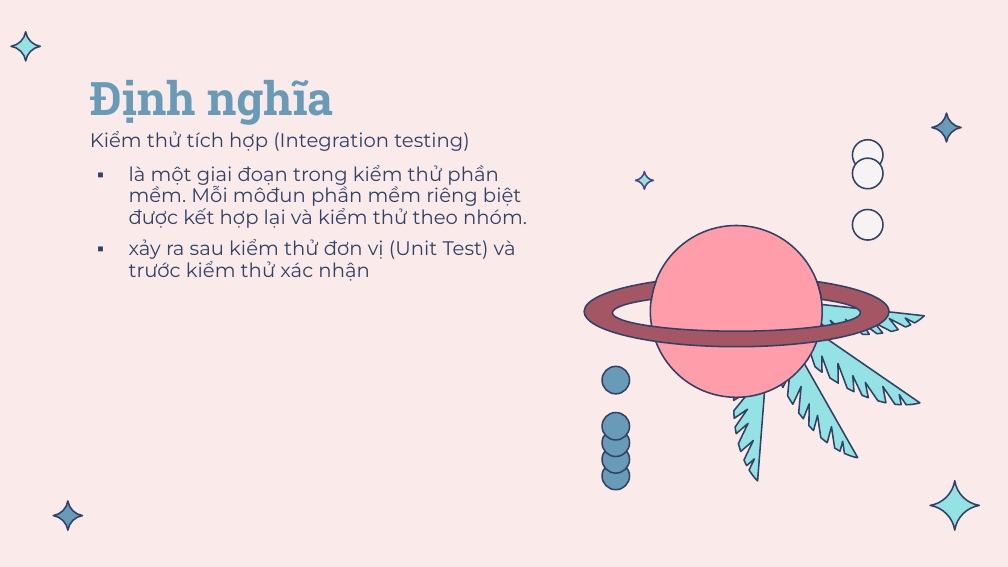
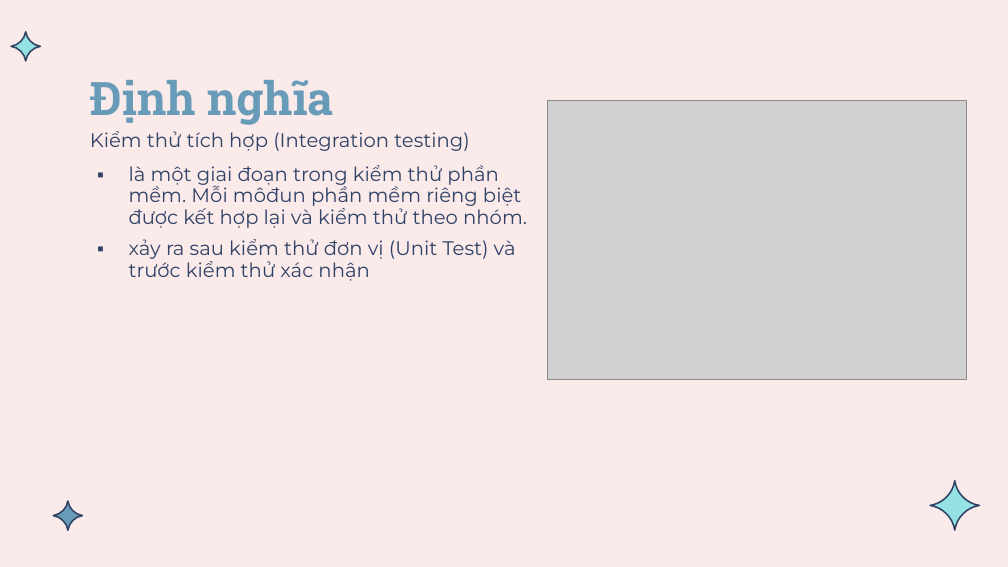
Before and after one commit to ducnv2509/Spring2022, a slide deck: slide 13 of Kiemthu_CoBan/Ws1_Nhom1.pptx (slide 12 before the commit). Drawn at 1008x567 pixels with LibreOffice and Linux fonts; fonts in the diff are those of the drawing; grey boxes stand for pictures. Boxes give left, top, right and bottom in pixels: in the first picture for what was removed or moved away, otherwise in the second. Text is boxed around its words. In the diff, an @@ line names an element or a change of style, - is before the commit and + after.

```diff
--- a/Kiemthu_CoBan/Ws1_Nhom1.pptx
+++ b/Kiemthu_CoBan/Ws1_Nhom1.pptx
@@ picture added at (547, 101, 967, 380) @@
@@ freeform shape removed at (931, 113, 961, 142) @@
@@ freeform shape removed at (853, 140, 883, 170) @@
@@ freeform shape removed at (635, 171, 653, 190) @@
@@ freeform shape removed at (853, 158, 883, 188) @@
@@ freeform shape removed at (650, 226, 822, 397) @@
@@ freeform shape removed at (853, 210, 883, 240) @@
@@ freeform shape removed at (584, 281, 888, 347) @@
@@ group removed at (720, 280, 926, 482): 4 freeform shapes @@
@@ group removed at (602, 367, 629, 490): 5 freeform shapes @@
```
Also in this commit, not shown: 14 other slides changed, 1 slide added.
